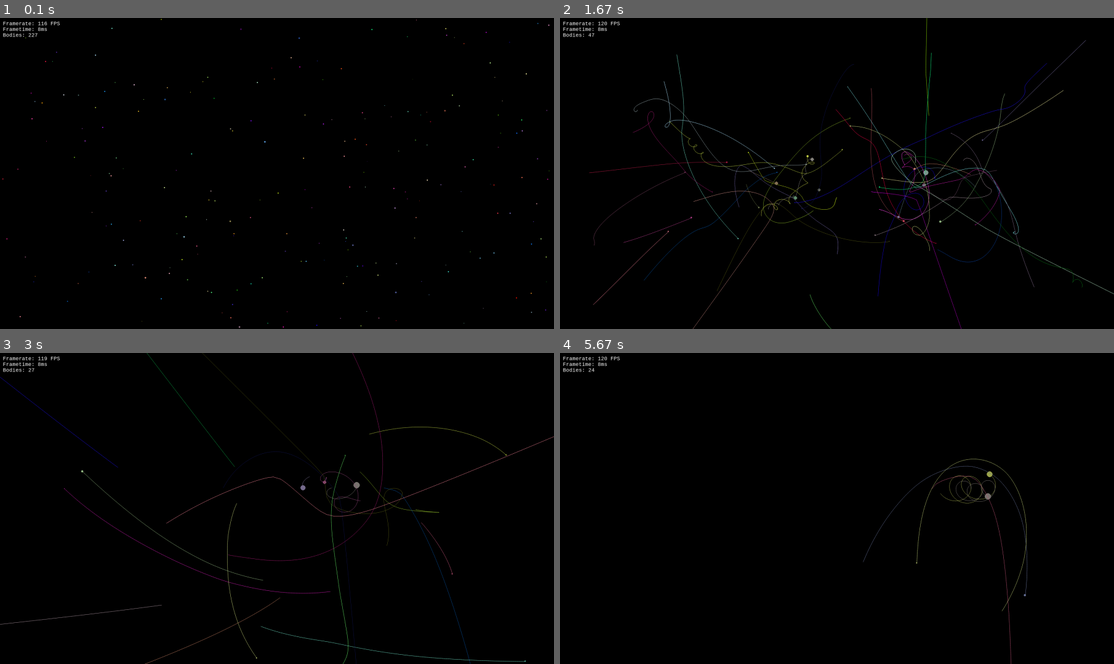
Above: before the commit, frames 1-4 (two rows, left to right).
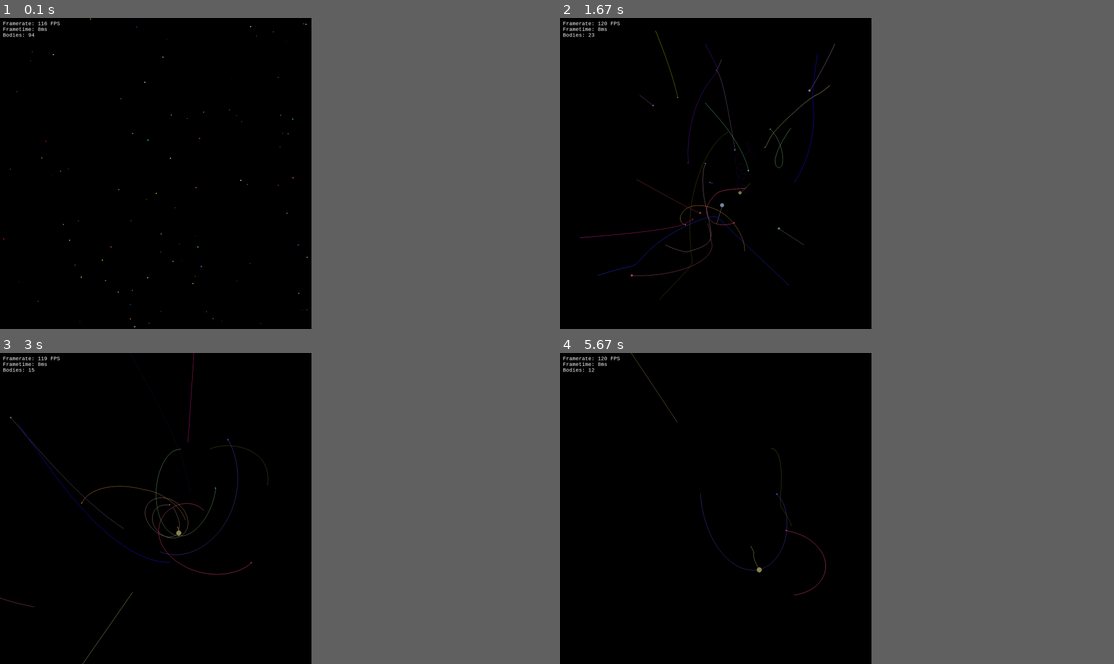
Above: after the commit, the same moments.

Repository: aydanthompson/gravity-simulator-pygame
Game: pygame game, started from main.py
Two runs of this game, one before a commit and one after it. Both use one fixed random seed, a clock stepped at 60 frames per second and the inputs below.
Inputs:
- Up to frame 1 (0.1 s): no input
- Up to frame 2 (1.67 s): no input
- Up to frame 3 (3 s): no input
- Up to frame 4 (5.67 s): no input
In our replay, the window is 900x506 before the commit and 506x506 after it. These sizes can differ from the game's own. Grey fills any space a smaller window leaves; there, only what the larger window draws over its background counts as a difference.

The runs differ from the first frame. In frame 1, 0.3% of the frame differs, in the area x 0-100%, y 0-100%; in frame 2, 3.7%, in the area x 3-100%, y 0-100%; in frame 3, 2.3%; in frame 4, 0.8%.

Commit message:
Updated preset selection

Diff:
--- a/main.py
+++ b/main.py
@@ -141,21 +141,11 @@
 
 
 def main() -> None:
-    WINDOW_SIZE = (1920, 1080)
-    FRAMERATE_MAX = 120
-
-    pygame.init()
-    pygame.font.init()
-    font_consolas = pygame.font.SysFont("Consolas", 20)
-
-    window = pygame.display.set_mode(WINDOW_SIZE)
-    pygame.display.set_caption("Gravity Simulator")
-
-    presets = {
-        "momentum-demo": [
+    def preset_momentum_demo():
+        bodies = [
             Body(
                 "red",
-                mass=100,
+                mass=1000,
                 position_x=(WINDOW_SIZE[0] / 2) - 100,
                 position_y=WINDOW_SIZE[1] / 2,
                 color=(255, 0, 0),
@@ -163,13 +153,16 @@
             ),
             Body(
                 "blue",
-                mass=100,
+                mass=1000,
                 position_x=(WINDOW_SIZE[0] / 2) + 100,
                 position_y=WINDOW_SIZE[1] / 2,
                 color=(0, 0, 255),
             ),
-        ],
-        "random": [
+        ]
+        return bodies
+
+    def preset_random(body_count: int):
+        bodies = [
             Body(
                 i,
                 mass=randint(1, 100),
@@ -177,11 +170,22 @@
                 position_y=randint(0, WINDOW_SIZE[1]),
                 color=(randint(0, 255), randint(0, 255), randint(0, 255)),
             )
-            for i in range(250)
-        ],
-    }
-    # Select the setup you wish to run.
-    bodies: list["Body"] = presets["random"]
+            for i in range(body_count)
+        ]
+        return bodies
+
+    WINDOW_SIZE = (1080, 1080)
+    FRAMERATE_MAX = 120
+
+    pygame.init()
+    pygame.font.init()
+    font_consolas = pygame.font.SysFont("Consolas", 20)
+
+    window = pygame.display.set_mode(WINDOW_SIZE)
+    pygame.display.set_caption("Gravity Simulator")
+
+    # Enter the preset you wish to use.
+    bodies: list["Body"] = preset_random(100)
 
     clock = pygame.time.Clock()
     timestep = 1
